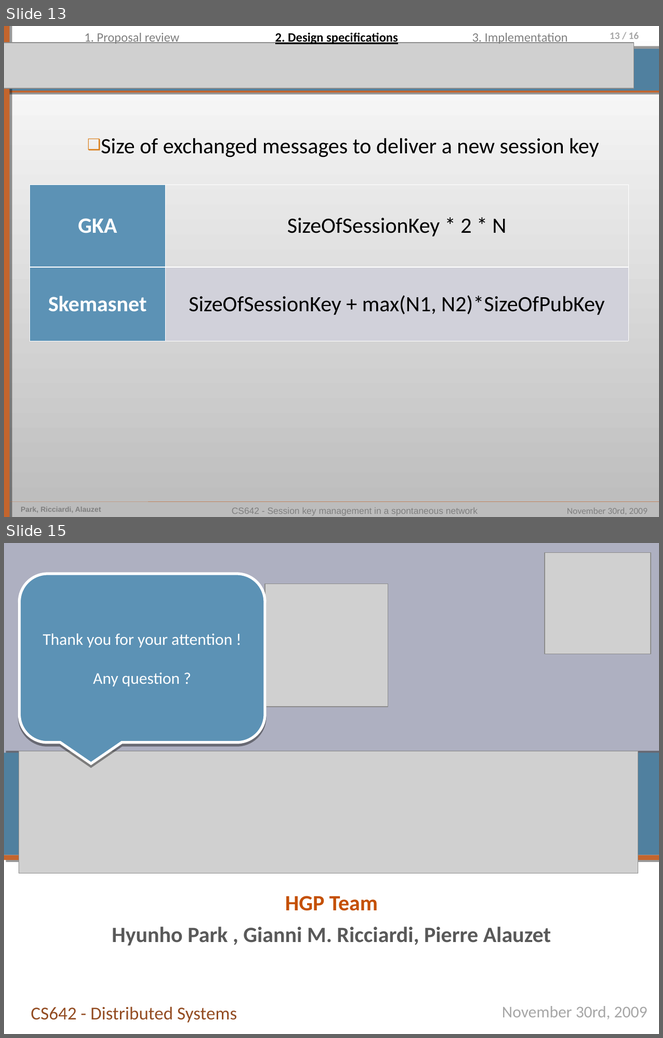
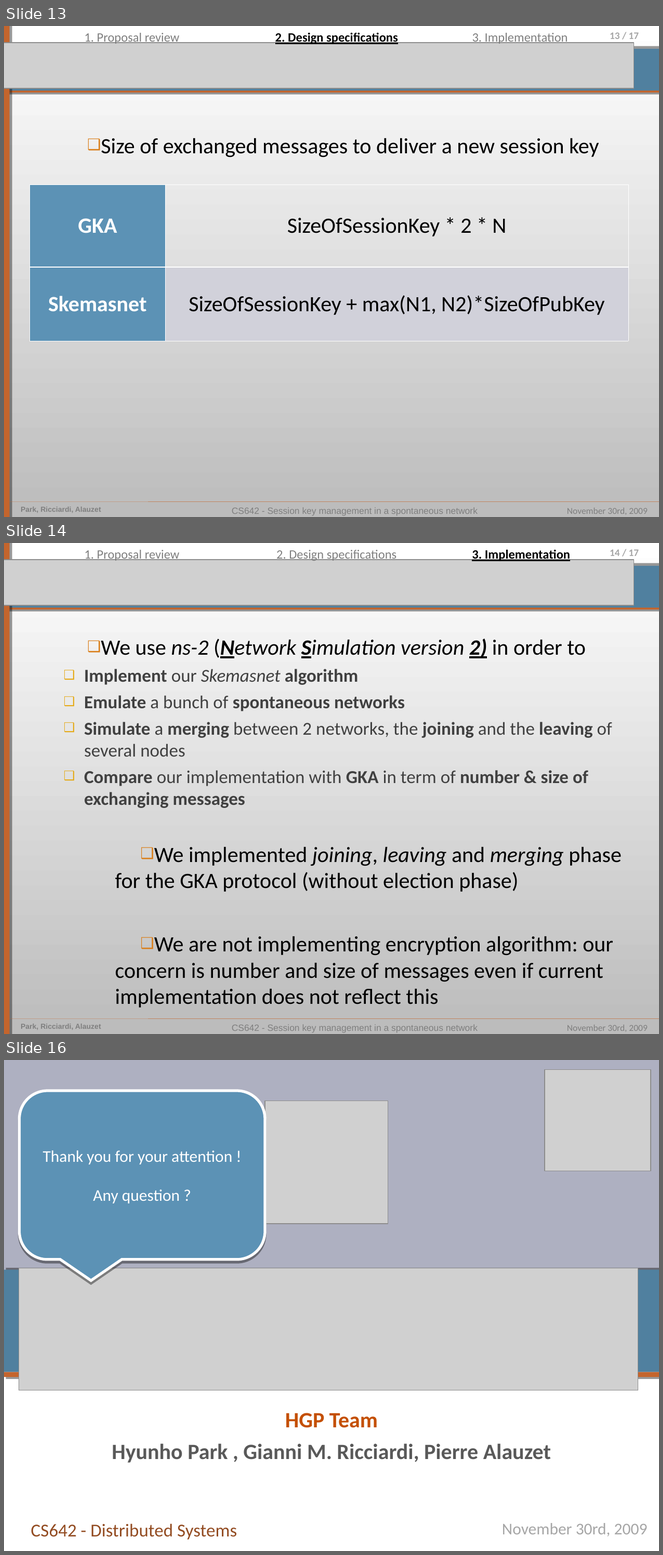
Before and after one commit to pierrealauzet/skemasnet, a slide deck: 3_design/CS462_Skemasnet_design.ppt. Shown one above the other, each under a label of ours: slides 13 and 15 before the commit, slides 13, 14 and 16 after it; the slides between them are not shown. The pictures are 663x1038 and 663x1555 pixels, drawn with LibreOffice and Linux fonts; fonts in the diff are those of the drawing; grey boxes stand for pictures. Boxes give left, top, right and bottom in pixels: in the first picture for what was removed or moved away, otherwise in the second. Text is boxed around its words. In the diff, an @@ line names an element or a change of style, - is before the commit and + after.

```diff
--- a/3_design/CS462_Skemasnet_design.ppt
+++ b/3_design/CS462_Skemasnet_design.ppt
@@ slide 14 added at <box>4,543,659,1034</box>, background gradient #BCBCBC to #FFFFFF; not listed: 9 template elements that a slide beside it also shows @@
@@ text added at <box>85,550,180,562</box>, 14 pt, text #7F7F7F @@
+1. Proposal review
@@ text added at <box>276,550,397,562</box>, 14 pt, text #7F7F7F @@
+2. Design specifications
@@ text added at <box>472,549,570,561</box>, 14 pt, text #000000, bold, underline @@
+3. Implementation
@@ picture added at <box>4,560,634,605</box> @@
@@ text added at <box>84,639,622,1008</box>, 24 pt, text #000000 @@
+❑ We use ns-2 (Network Simulation version 2) in order to
+  ❑ Implement our Skemasnet algorithm
+  ❑ Emulate a bunch of spontaneous networks
+  ❑ Simulate a merging between 2 networks, the joining and the leaving of several nodes
+  ❑ Compare our implementation with GKA in term of number & size of exchanging messages
+❑ We implemented joining, leaving and merging phase for the GKA protocol (without election phase)
+❑ We are not implementing encryption algorithm: our concern is number and size of messages even if current implementation does not reflect this
@@ page number at <box>610,32,639,39</box>: text changed @@
-13 / 16
+13 / 17
@@ what was slide 15 is now slide 16 @@
```
Also in this commit, not shown: 3 slides changed, 3 other files.
